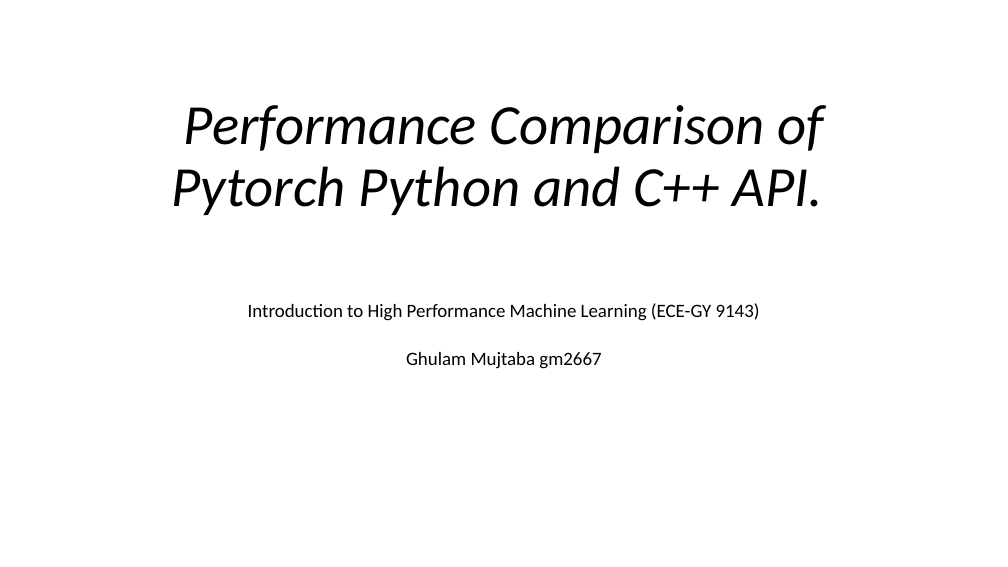
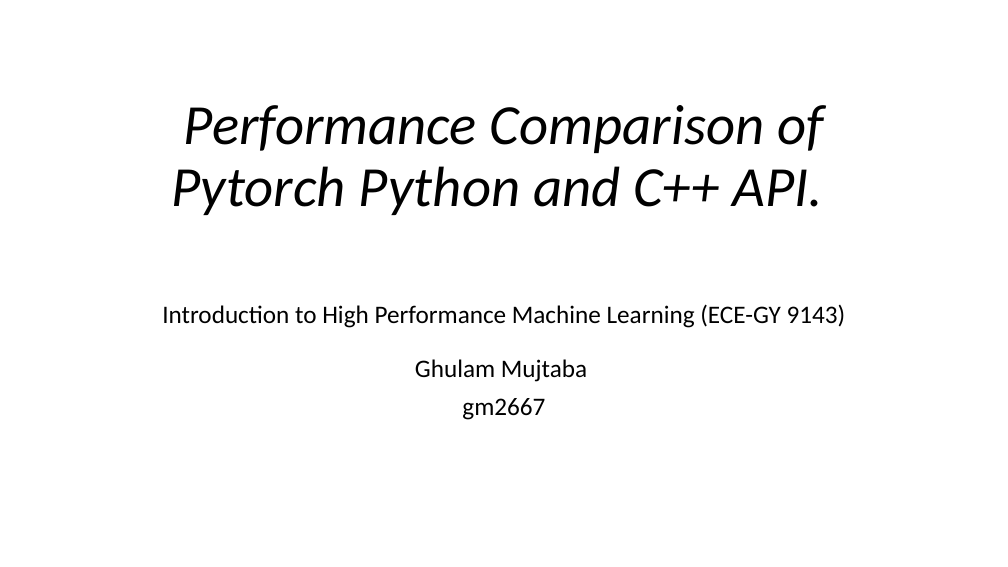
Before and after one commit to GM223/pytorch_python_cpp_benchmark_comparison, a slide deck: slide 1 of docs/project_presentation_gm2667.pptx. Drawn at 1008x567 pixels with LibreOffice and Linux fonts; fonts in the diff are those of the drawing. Boxes give left, top, right and bottom in pixels: in the first picture for what was removed or moved away, otherwise in the second. Text is boxed around its words. In the diff, an @@ line names an element or a change of style, - is before the commit and + after.

```diff
--- a/docs/project_presentation_gm2667.pptx
+++ b/docs/project_presentation_gm2667.pptx
@@ subtitle at [162,304,846,420]: text changed; size 18 to 24 pt @@
-Introduction to High Performance Machine Learning (ECE-GY 9143)
-Ghulam Mujtaba gm2667
+Introduction to High Performance Machine Learning (ECE-GY 9143)
+Ghulam Mujtaba
+gm2667
```
Also in this commit, not shown: 2 other slides changed, 5 slides added, 3 slides removed, 6 other files.
